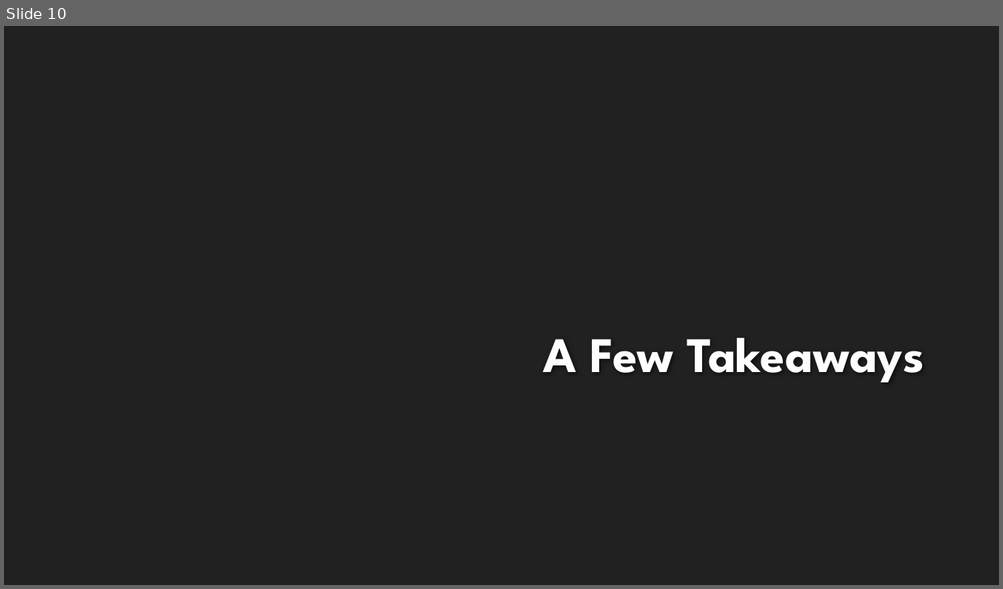
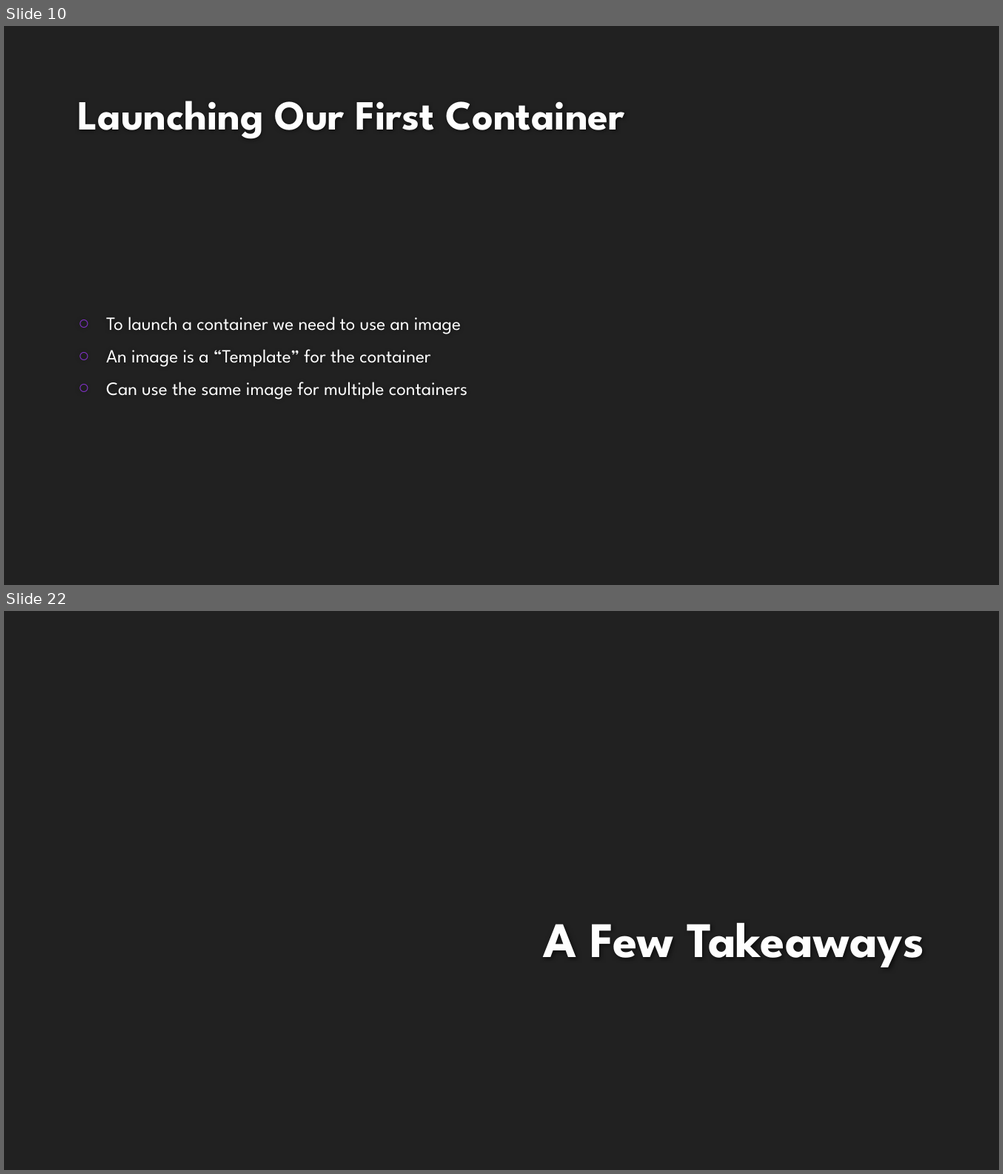
Before and after one commit to kertox662/jamhacks6-workshop-reference, a slide deck: intro-docker/presentation/intro-to-docker.pptx. Shown one above the other, each under a label of ours: slide 10 before the commit, slides 10 and 22 after it; the slides between them are not shown. The pictures are 1003x589 and 1003x1174 pixels, drawn with LibreOffice and Linux fonts; fonts in the diff are those of the drawing; background and template pictures are left out. Boxes give left, top, right and bottom in pixels: in the first picture for what was removed or moved away, otherwise in the second. Text is boxed around its words. In the diff, an @@ line names an element or a change of style, - is before the commit and + after.

```diff
--- a/intro-docker/presentation/intro-to-docker.pptx
+++ b/intro-docker/presentation/intro-to-docker.pptx
@@ slide 10 added at (4,26,999,585), background #212121 @@
@@ title added at (77,101,624,139), 40 pt, text #FEFEFE, bold @@
+Launching Our First Container
@@ text added at (106,317,467,400), 18 pt, text #FFFFFF @@
+○ To launch a container we need to use an image
+○ An image is a “Template” for the container
+○ Can use the same image for multiple containers
@@ what was slide 10 is now slide 22 @@
```
Also in this commit, not shown: 1 slide changed, 11 other slides added, 1 other file.
